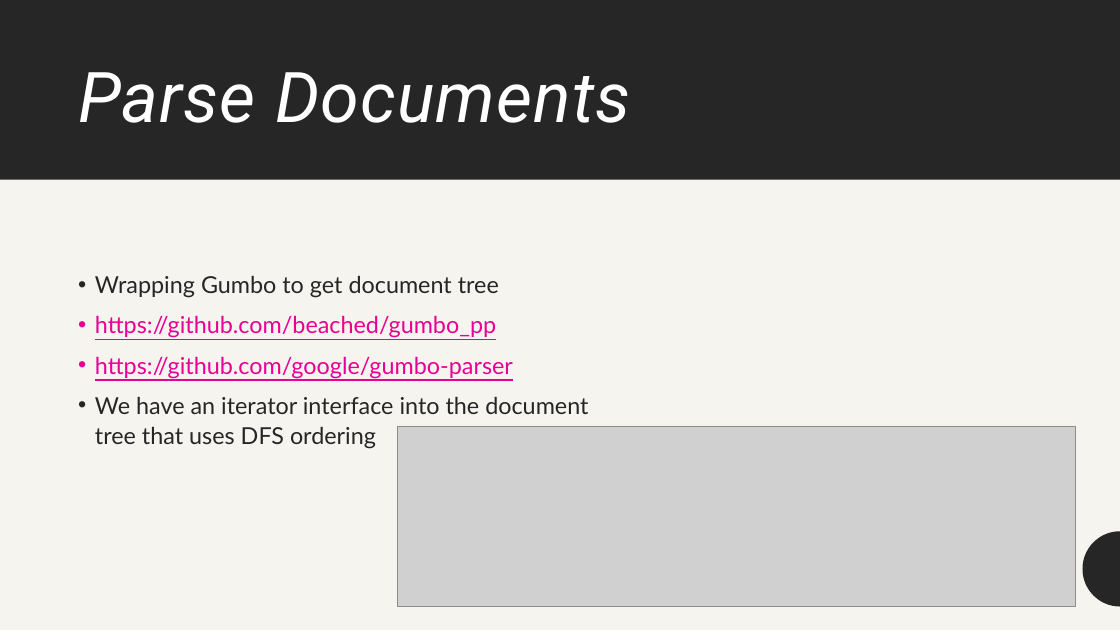
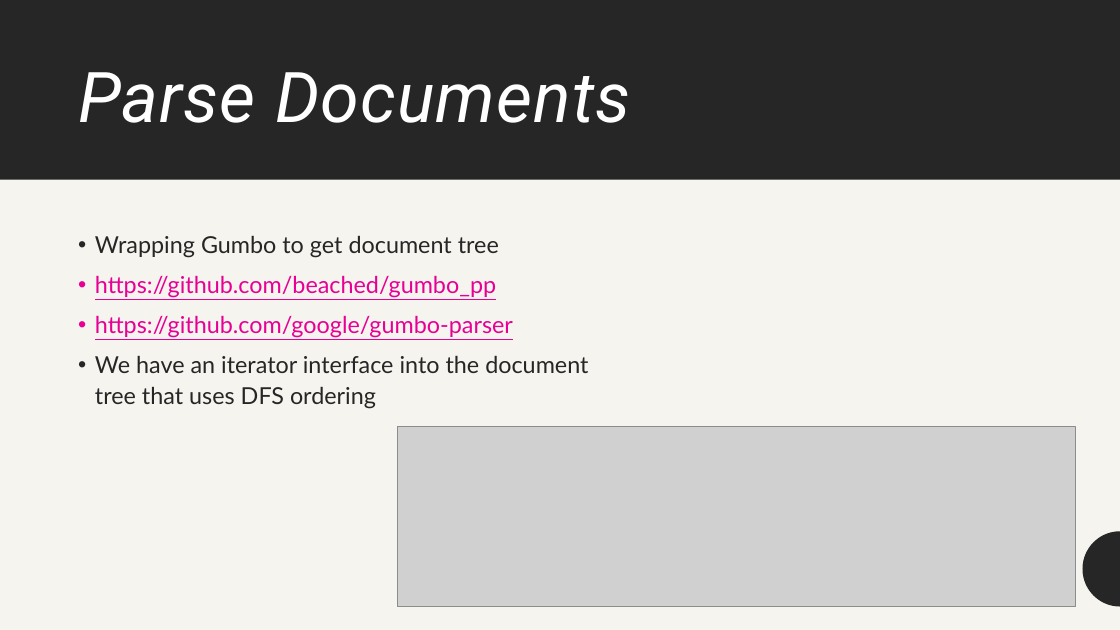
Before and after one commit to beached/denver_cug_web_scraping, a slide deck: slide 4 of Slides.pptx. Drawn at 1120x630 pixels with LibreOffice and Linux fonts; fonts in the diff are those of the drawing; grey boxes stand for pictures. Boxes give left, top, right and bottom in pixels: in the first picture for what was removed or moved away, otherwise in the second. Text is boxed around its words. In the diff, an @@ line names an element or a change of style, - is before the commit and + after.

```diff
--- a/Slides.pptx
+++ b/Slides.pptx
@@ text "Wrapping Gumbo to get document ...": place and size @@
-text "Wrapping Gumbo to get document ..." at <box>95,276,588,449</box>
+text "Wrapping Gumbo to get document ..." at <box>95,236,588,409</box>
```
Also in this commit, not shown: 3 other slides changed, 1 other file.
